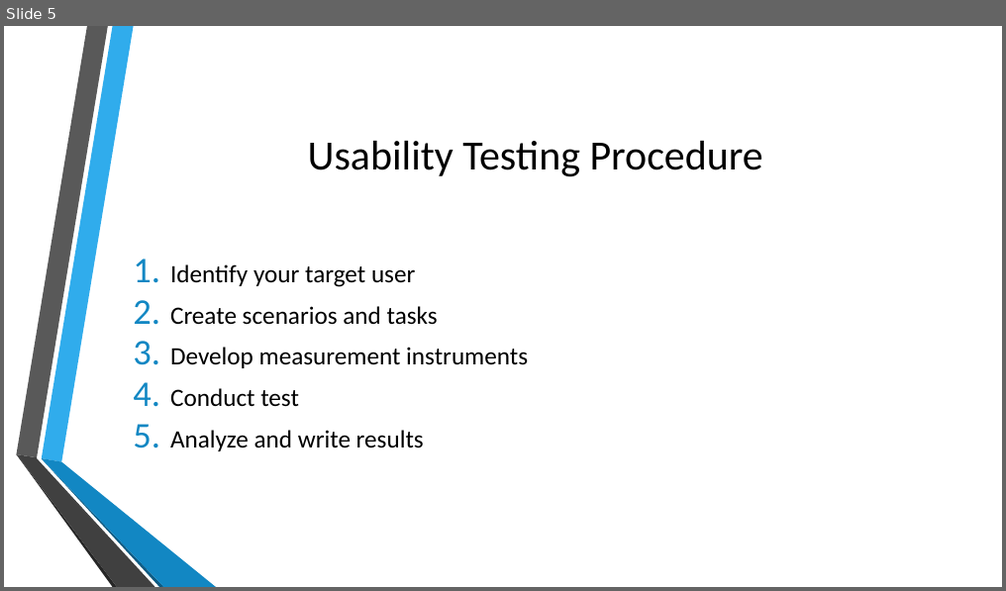
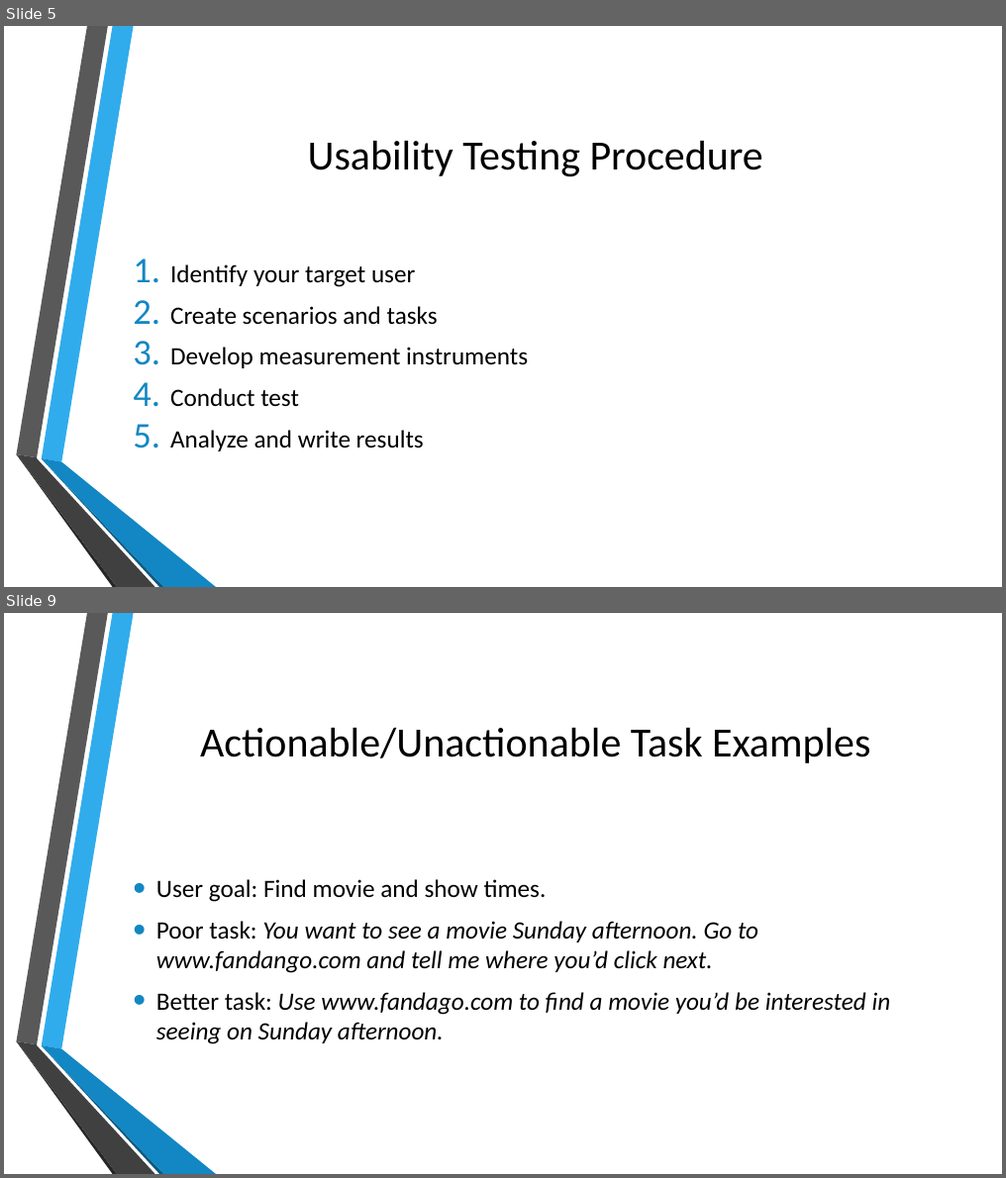
Before and after one commit to doctorlam/tecm4180, a slide deck: readings/usability.pptx. Shown one above the other, each under a label of ours: slide 5 before the commit, slides 5 and 9 after it; the slides between them are not shown. The pictures are 1006x591 and 1006x1178 pixels, drawn with LibreOffice and Linux fonts; fonts in the diff are those of the drawing; background and template pictures are left out. Boxes give left, top, right and bottom in pixels: in the first picture for what was removed or moved away, otherwise in the second. Text is boxed around its words. In the diff, an @@ line names an element or a change of style, - is before the commit and + after.

```diff
--- a/readings/usability.pptx
+++ b/readings/usability.pptx
@@ slide 9 added at <box>4,613,1002,1174</box>, background picture (left out); not listed: 6 template elements that a slide beside it also shows @@
@@ title added at <box>200,728,870,763</box>, 40 pt, text #000000 @@
+Actionable/Unactionable Task Examples
@@ text added at <box>156,879,891,1045</box>, 24 pt, text #000000, italic @@
+• User goal: Find movie and show times.
+• Poor task: You want to see a movie Sunday afternoon. Go to www.fandango.com and tell me where you’d click next.
+• Better task: Use www.fandago.com to find a movie you’d be interested in seeing on Sunday afternoon.
```
Also in this commit, not shown: 2 slides changed, 12 other slides added, 7 other files.
